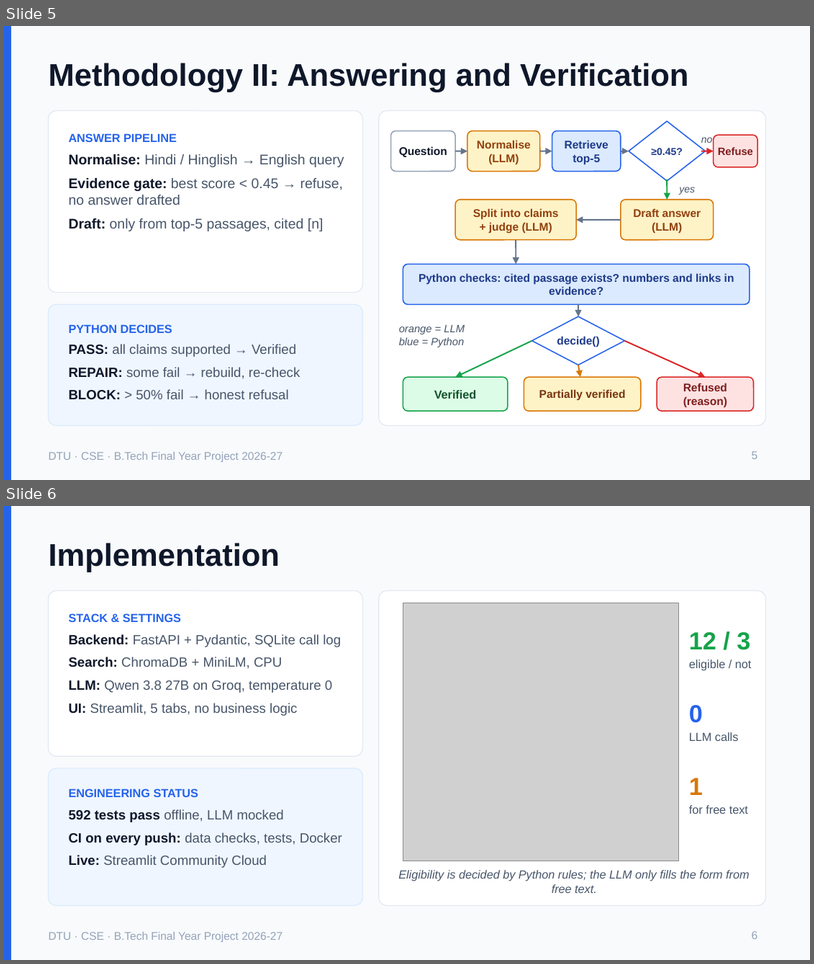
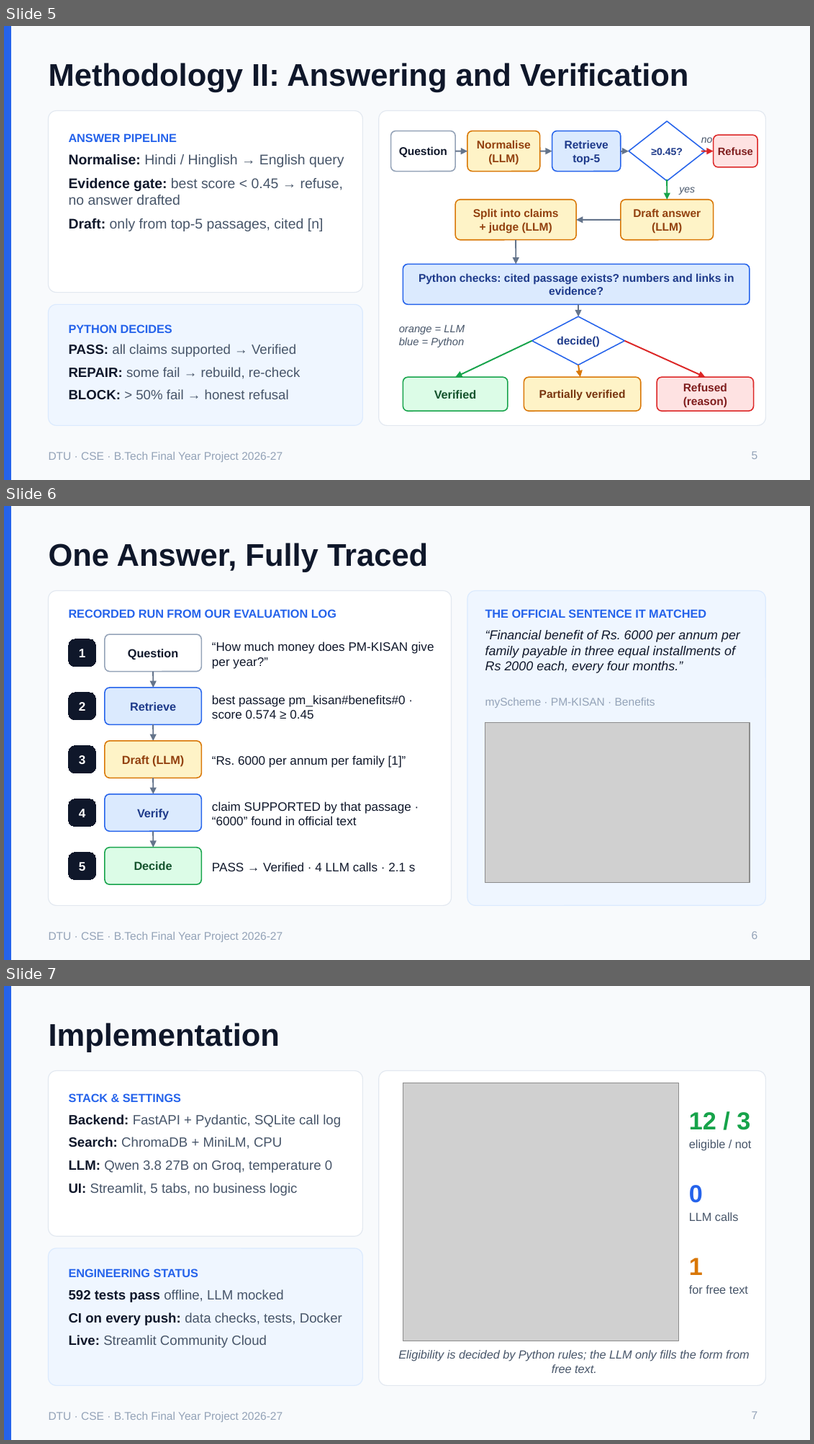
Before and after one commit to aakashc23/schemesure, a slide deck: report_draft/SchemeSure_EndTerm.pptx. Shown one above the other, each under a label of ours: slides 5 and 6 before the commit, slides 5, 6 and 7 after it. The pictures are 814x964 and 814x1444 pixels, drawn with LibreOffice and Linux fonts; fonts in the diff are those of the drawing; grey boxes stand for pictures. Boxes give left, top, right and bottom in pixels: in the first picture for what was removed or moved away, otherwise in the second. Text is boxed around its words. In the diff, an @@ line names an element or a change of style, - is before the commit and + after.

```diff
--- a/report_draft/SchemeSure_EndTerm.pptx
+++ b/report_draft/SchemeSure_EndTerm.pptx
@@ slide 6 added at bbox=[4, 506, 810, 960], background #F8FAFC; not listed: 2 template elements that a slide beside it also shows @@
@@ title added at bbox=[49, 543, 428, 572], 28 pt, text #0F172A, bold @@
+One Answer, Fully Traced
@@ rounded rectangle added at bbox=[49, 591, 452, 905], fill #FFFFFF, outline #E2E8F0 0.75 pt @@
@@ rounded rectangle added at bbox=[468, 591, 766, 905], fill #EFF6FF, outline #DBEAFE 0.75 pt @@
@@ text added at bbox=[69, 609, 337, 618], 10.5 pt, text #2563EB, bold @@
+RECORDED RUN FROM OUR EVALUATION LOG
@@ text added at bbox=[486, 609, 707, 618], 10.5 pt, text #2563EB, bold @@
+THE OFFICIAL SENTENCE IT MATCHED
@@ rounded rectangle added at bbox=[105, 634, 201, 672], fill #FFFFFF, outline #94A3B8 1 pt, 10.5 pt, text #0F172A, bold @@
+Question
@@ text added at bbox=[486, 630, 741, 673], 11.5 pt, text #0F172A, italic @@
+“Financial benefit of Rs. 6000 per annum per family payable in three equal installments of Rs 2000 each, every four months.”
@@ rounded rectangle added at bbox=[69, 639, 96, 667], fill #0F172A, outline #0F172A 0.75 pt, 11 pt, text #FFFFFF, bold @@
+1
@@ text added at bbox=[212, 641, 434, 669], 11 pt, text #0F172A @@
+“How much money does PM-KISAN give per year?”
@@ arrow added from (153, 672) to (153, 687), #64748B 1.25 pt @@
@@ rounded rectangle added at bbox=[69, 692, 96, 720], fill #0F172A, outline #0F172A 0.75 pt, 11 pt, text #FFFFFF, bold @@
+2
@@ rounded rectangle added at bbox=[105, 687, 201, 725], fill #DBEAFE, outline #2563EB 1 pt, 10.5 pt, text #1E3A8A, bold @@
+Retrieve
@@ text added at bbox=[212, 695, 406, 718], 11 pt, text #0F172A @@
+best passage pm_kisan#benefits#0 · score 0.574 ≥ 0.45
@@ text added at bbox=[486, 698, 656, 708], 10 pt, text #94A3B8 @@
+myScheme · PM-KISAN · Benefits
@@ rounded rectangle added at bbox=[105, 741, 201, 777], fill #FEF3C7, outline #D97706 1 pt, 10.5 pt, text #92400E, bold @@
+Draft (LLM)
@@ arrow added from (153, 725) to (153, 741), #64748B 1.25 pt @@
@@ picture added at bbox=[486, 722, 750, 882] @@
@@ rounded rectangle added at bbox=[69, 746, 96, 773], fill #0F172A, outline #0F172A 0.75 pt, 11 pt, text #FFFFFF, bold @@
+3
@@ text added at bbox=[212, 755, 406, 767], 11 pt, text #0F172A @@
+“Rs. 6000 per annum per family [1]”
@@ arrow added from (153, 777) to (153, 794), #64748B 1.25 pt @@
@@ rounded rectangle added at bbox=[69, 799, 96, 826], fill #0F172A, outline #0F172A 0.75 pt, 11 pt, text #FFFFFF, bold @@
+4
@@ rounded rectangle added at bbox=[105, 794, 201, 831], fill #DBEAFE, outline #2563EB 1 pt, 10.5 pt, text #1E3A8A, bold @@
+Verify
@@ text added at bbox=[212, 801, 412, 825], 11 pt, text #0F172A @@
+claim SUPPORTED by that passage · “6000” found in official text
@@ rounded rectangle added at bbox=[105, 847, 201, 884], fill #DCFCE7, outline #16A34A 1 pt, 10.5 pt, text #14532D, bold @@
+Decide
@@ arrow added from (153, 831) to (153, 847), #64748B 1.25 pt @@
@@ rounded rectangle added at bbox=[69, 852, 96, 880], fill #0F172A, outline #0F172A 0.75 pt, 11 pt, text #FFFFFF, bold @@
+5
@@ text added at bbox=[212, 862, 416, 871], 11 pt, text #0F172A @@
+PASS → Verified · 4 LLM calls · 2.1 s
@@ page number added at bbox=[752, 931, 759, 939], 10 pt, text #94A3B8 @@
+6
@@ what was slide 6 is now slide 7 @@
@@ page number at bbox=[752, 1411, 759, 1419]: text changed @@
-6
+7
```
Also in this commit, not shown: 3 slides changed, 1 slide removed, 1 other file.
